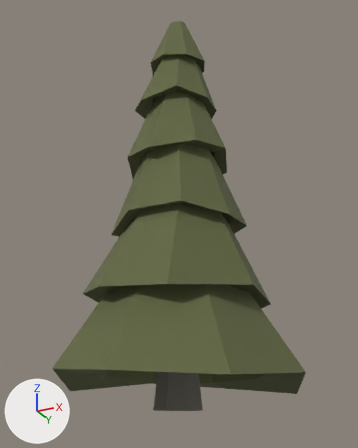
The FBX model MgeeGames/ProceduralTerrainGenerator/Models/tree.fbx: old version first, new version second.
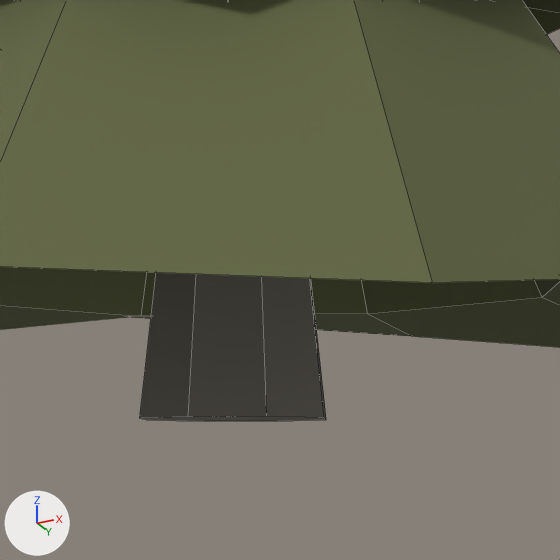
There are two pictures of each version: one whole from a 50 mm lens placed at (3.9, -7.77, -0.18), pointed at (-0.1, 0.22, 3.41), one close up on the part from 32% to 74% of the width and 67% to 100% of the height. Lighting does not change. The marker at lower left points along +X, +Y and +Z. The close-ups show mesh edges as thin lines. Where no turn or scale is listed for an object, it has been applied to the vertices.

In view in the first close-up: 'Tree'.
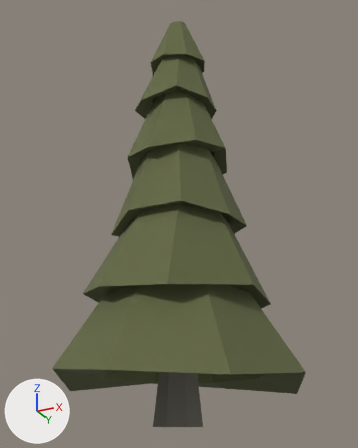
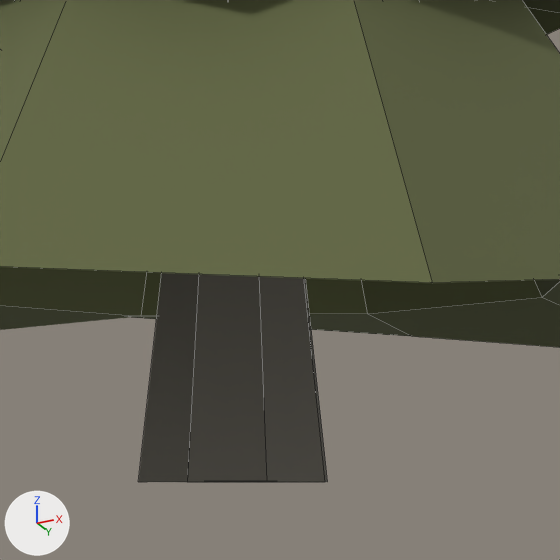
The newer file is also turned or shifted as a whole; pictures and numbers use the older file's frame.

Where the change shows, as pixel boxes [x1, y1, x2, y2] in the close-ups (560 x 560 px):
'Tree', reshaped
    before: [0, 0, 560, 421]
    after: [0, 0, 560, 347]
'Trunk.001', added
    after: [138, 273, 328, 482]
part 1 of me_cylinder_012, deleted
    before: [140, 272, 326, 421]

Diff of the bpy script that builds the scene:
```diff
--- a/MgeeGames/ProceduralTerrainGenerator/Models/tree.fbx.py
+++ b/MgeeGames/ProceduralTerrainGenerator/Models/tree.fbx.py
@@ me_cylinder_012 @@
 me_cylinder_012.from_pydata(...)  # 208 vertices, 166 faces; spans x -2.21..2.13, y -2.14..2.14, z -0.6..7.51
 # used by ob_tree; location = (0.0, 0.0, 0.626)
-me_cylinder_012.materials.append(mat_material_003)  # grey #7a766d
+# me_cylinder_012 part 1: the loose piece of 16 vertices spanning x -0.43..0.43, y -0.43..0.43, z -0.6..0.6 is deleted
 me_cylinder_012.materials.append(mat_material_002)
@@ me_cylinder_014 @@
+me_cylinder_014.from_pydata(...)  # an 8-sided cut cone along z (radius 0.427 at the low end, 0.3 at the high end) spanning x -0.427..0.427, y -0.427..0.427, z -0.602..0.602
+me_cylinder_014.materials.append(mat_material_003)  # grey #7a766d
@@ ob_trunk_001 @@
+ob_trunk_001 = bpy.data.objects.new('Trunk.001', me_cylinder_014)
+ob_trunk_001.location = (0.0, 0.0, 0.374)
```
